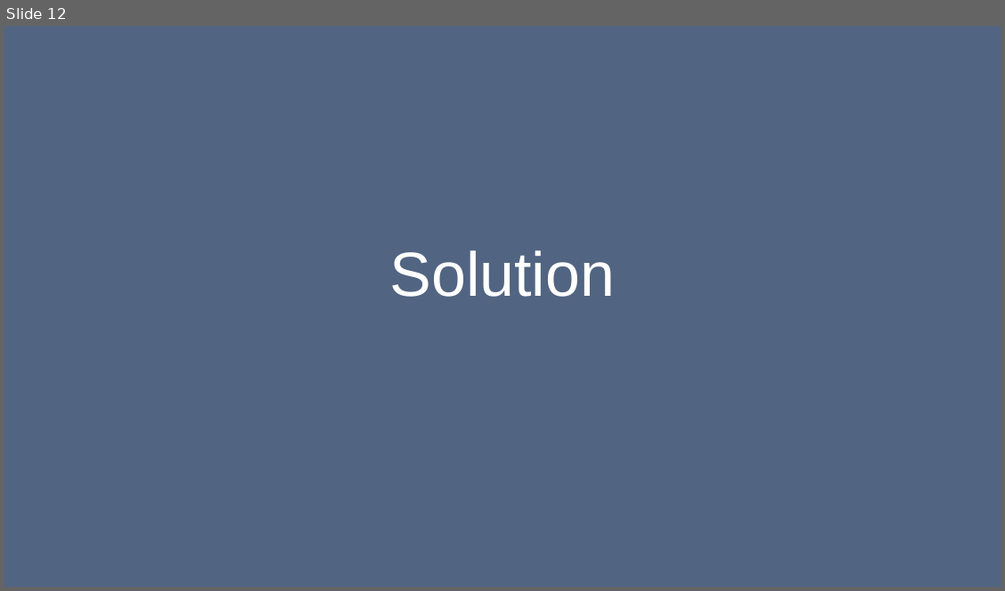
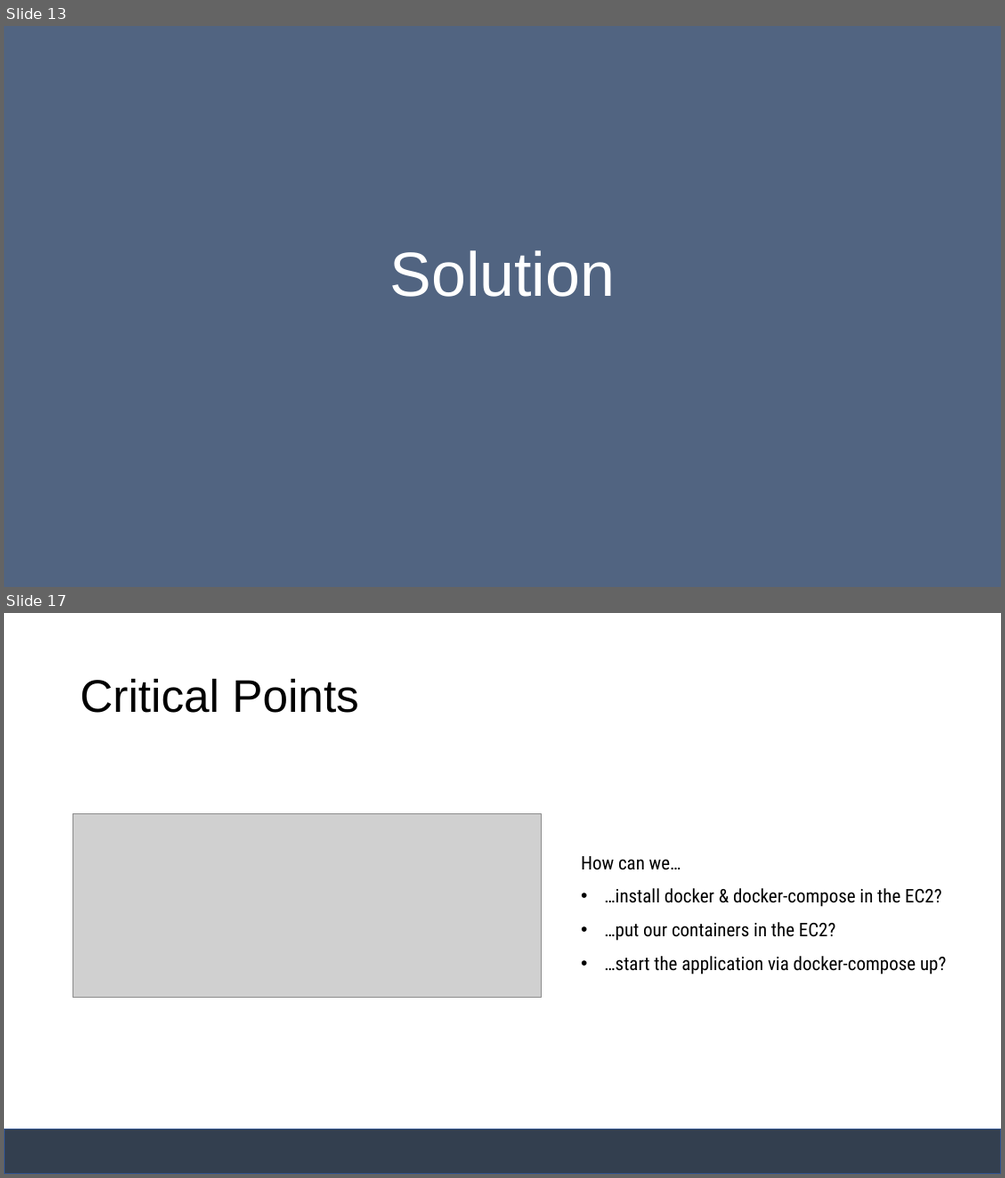
Before and after one commit to janakaras/docker-in-the-cloud, a slide deck: Project Presentation.pptx. Shown one above the other, each under a label of ours: slide 12 before the commit, slides 13 and 17 after it; the slides between them are not shown. The pictures are 1005x591 and 1005x1178 pixels, drawn with LibreOffice and Linux fonts; fonts in the diff are those of the drawing; grey boxes stand for pictures. Boxes give left, top, right and bottom in pixels: in the first picture for what was removed or moved away, otherwise in the second. Text is boxed around its words. In the diff, an @@ line names an element or a change of style, - is before the commit and + after.

```diff
--- a/Project Presentation.pptx
+++ b/Project Presentation.pptx
@@ slide 17 added at (4, 613, 1001, 1174), background #FFFFFF @@
@@ title added at (80, 678, 359, 713), 44 pt, text #000000 @@
+Critical Points
@@ picture added at (73, 813, 542, 997) @@
@@ text added at (581, 856, 946, 974), 18 pt, text #000000 @@
+How can we…
+• …install docker & docker-compose in the EC2?
+• …put our containers in the EC2?
+• …start the application via docker-compose up?
@@ rectangle added at (4, 1129, 1001, 1174), fill #333F50, outline #325491 1 pt @@
@@ what was slide 12 is now slide 13 @@
```
Also in this commit, not shown: 8 slides changed, 8 other slides added, 3 slides removed.
